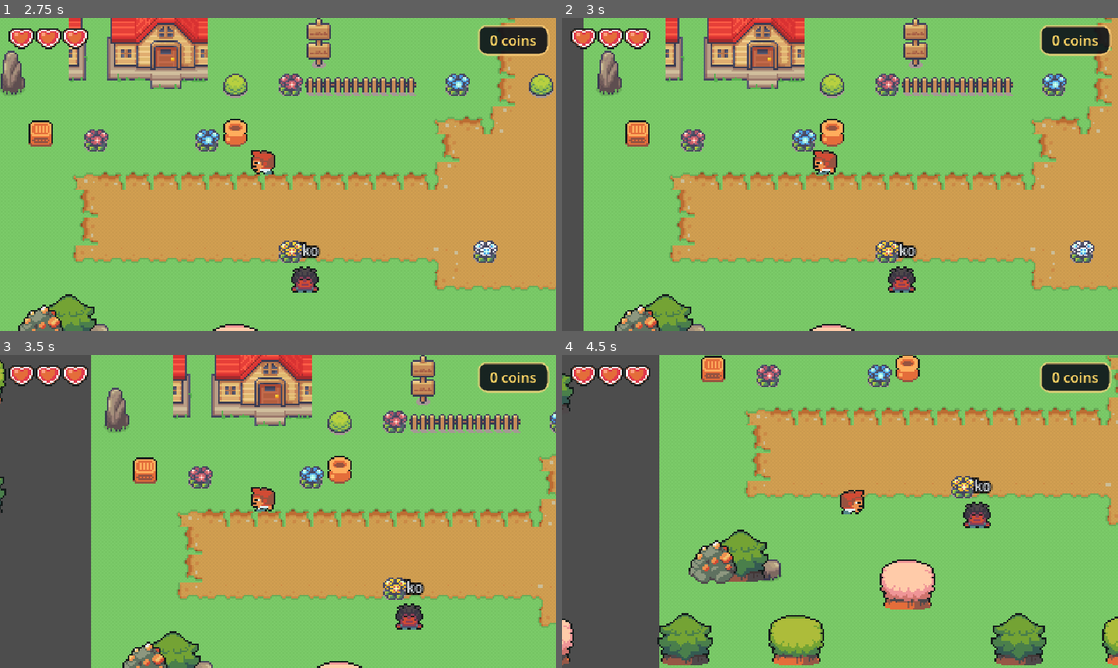
Above: before the commit, frames 1-4 (two rows, left to right).
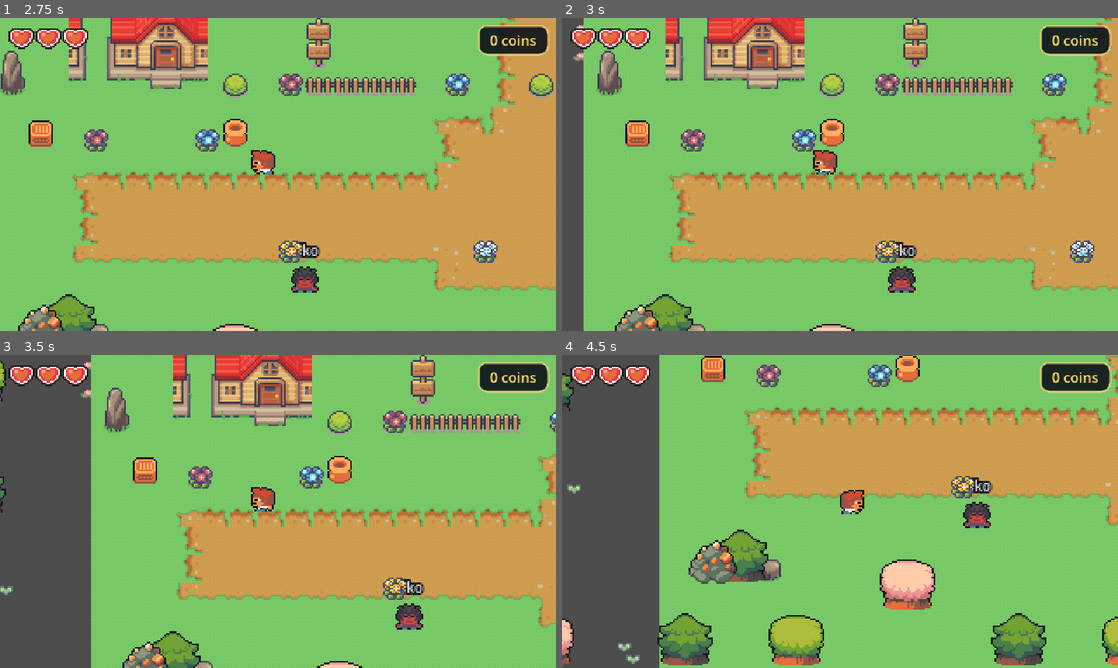
Above: after the commit, the same moments.

Repository: greenhmatthew-ux/sushi-valley
Game: Godot game, scene res://src/scenes/world.tscn
Two runs of this game, one before a commit and one after it. Both use one fixed random seed, a clock stepped at 60 frames per second and the inputs below.
Inputs (mouse positions are in pixels of both pictures, inside the frame that each line leads up to):
- Up to frame 1 (2.75 s): tap Enter (ui_accept) at 0.5, 0.77, 1.52, 2 s; move the mouse to (250, 237) at 0.52 s; hold J (attack) 0.53-1.28 s; hold W (move_up) 0.53-2.03 s; click (250, 237) at 0.67 s; move the mouse to (444, 221) at 1.27 s; tap E (interact) at 1.35 s; move the mouse to (111, 127) at 2.02 s; hold A (move_left) from 2.03 s (still down); tap 1 at 2.1 s
- Up to frame 2 (3 s): keep holding A (move_left); move the mouse to (867, 174) at 2.77 s; tap J (attack) at 2.85 s; click (867, 174) at 2.92 s
- Up to frame 3 (3.5 s): keep holding A (move_left); tap Enter (ui_accept) at 3.02 s
- Up to frame 4 (4.5 s): move the mouse to (756, 433) at 3.52 s; release A (move_left) at 3.53 s; hold S (move_down) 3.53-4.28 s; hold E (interact) 3.53-4.28 s; tap Enter (ui_accept) at 3.77 s; move the mouse to (962, 495) at 4.27 s; hold D (move_right) from 4.28 s (still down); tap 1 at 4.35 s

Frame 1 is identical in both runs. In frame 2, less than 0.1% of the frame differs, in the area x 2-4%, y 2-14%; in frame 3, 0.1%; in frame 4, 0.2%, in the area x 0-14%, y 41-99%.

Commit message:
feat(village): meadow-detail pass over the flat grass fields
Give the village the same restrained ground texture as the wilds: a code-built
Meadow layer washes plain grass tiles with Sprout tufts, a few clustered
wildflower beds, and rare pebbles — placed ONLY on grass (skips path, water,
and a padded footprint around every prop/building) and generated on entry so
the authored .tscn is untouched. Low density on purpose.

Co-Authored-By: Claude Opus 4.8 <noreply@anthropic.com>

Diff:
--- a/src/scenes/world.gd
+++ b/src/scenes/world.gd
@@ -6,12 +6,91 @@
 ## scene, so resizing the map by hand in the editor cannot leave the camera
 ## clamped to stale bounds.
 
+const GRASS_ATLAS := Vector2i(4, 0)   # serene_village grass tile in the Ground layer
+const MEADOW_SEED := 20260728
+
+# Sprout decal coords (same restrained meadow set used in the wilds, for a consistent look).
+const TUFTS: Array[Vector2i] = [Vector2i(5, 1), Vector2i(6, 1)]
+const FLOWERS: Array[Vector2i] = [Vector2i(6, 2), Vector2i(6, 3), Vector2i(7, 3)]
+const PEBBLE := Vector2i(6, 4)
+
 @onready var ground: TileMapLayer = $Ground
 
 
 func _ready() -> void:
 	_clamp_camera_to_map()
+	_build_meadow()
 	_load_game()
+
+
+## Texture the flat grass fields the same way the wilds does: a restrained wash of Sprout
+## tufts, a few clustered wildflower beds, rare pebbles — placed ONLY on plain grass tiles
+## and never under a prop/building. Purely decorative, generated on entry, so the authored
+## .tscn stays untouched. Low density on purpose (Matthew: areas should not be dense).
+func _build_meadow() -> void:
+	var detail := TileMapLayer.new()
+	detail.name = "Meadow"
+	detail.texture_filter = CanvasItem.TEXTURE_FILTER_NEAREST
+	var ts := TileSet.new()
+	ts.tile_size = Vector2i(16, 16)
+	var src := TileSetAtlasSource.new()
+	src.texture = preload("res://assets/sprites/sprout-basic-grass-biome.png")
+	src.texture_region_size = Vector2i(16, 16)
+	var coords: Array[Vector2i] = [PEBBLE]
+	coords.append_array(TUFTS)
+	coords.append_array(FLOWERS)
+	for c in coords:
+		src.create_tile(c)
+	ts.add_source(src, 0)
+	detail.tile_set = ts
+	add_child(detail)
+	move_child(detail, 1)   # after Ground(0), before the y-sorted Props
+
+	var blocked := _occupied_tiles()
+	var grass: Array[Vector2i] = []
+	for cell in ground.get_used_cells():
+		if ground.get_cell_atlas_coords(cell) == GRASS_ATLAS and not blocked.has(cell):
+			grass.append(cell)
+
+	var rng := RandomNumberGenerator.new()
+	rng.seed = MEADOW_SEED
+	# a light wash of tufts + rare pebbles across open grass
+	for cell in grass:
+		var roll := rng.randf()
+		if roll < 0.09:
+			detail.set_cell(cell, 0, TUFTS[rng.randi() % TUFTS.size()])
+		elif roll < 0.098:
+			detail.set_cell(cell, 0, PEBBLE)
+	# a few clustered wildflower beds for colour (grass-only, skips blocked)
+	for i in 8:
+		if grass.is_empty():
+			break
+		var center: Vector2i = grass[rng.randi() % grass.size()]
+		var species: Vector2i = FLOWERS[rng.randi() % FLOWERS.size()]
+		for j in rng.randi_range(3, 6):
+			var c := center + Vector2i(rng.randi_range(-2, 2), rng.randi_range(-1, 1))
+			if ground.get_cell_atlas_coords(c) == GRASS_ATLAS and not blocked.has(c):
+				detail.set_cell(c, 0, species)
+
+
+## Tiles sitting under a prop/building, kept clear of scattered detail. Buildings, doors and
+## gates get a wider pad than small props so nothing pokes through a wall.
+func _occupied_tiles() -> Dictionary:
+	var blocked: Dictionary = {}
+	var props := get_node_or_null("Props")
+	if props == null:
+		return blocked
+	var tile: Vector2i = ground.tile_set.tile_size
+	for e in props.get_children():
+		if not (e is Node2D) or e.name == "Player":
+			continue
+		var t := Vector2i((e as Node2D).position / Vector2(tile))
+		var n := String(e.name)
+		var pad := 2 if (n.contains("House") or n.contains("Door") or n.contains("Gate")) else 1
+		for dx in range(-pad, pad + 1):
+			for dy in range(-pad, pad + 1):
+				blocked[t + Vector2i(dx, dy)] = true
+	return blocked
 
 
 ## Restore saved progress on entry. The Learning autoload already re-hydrated the
